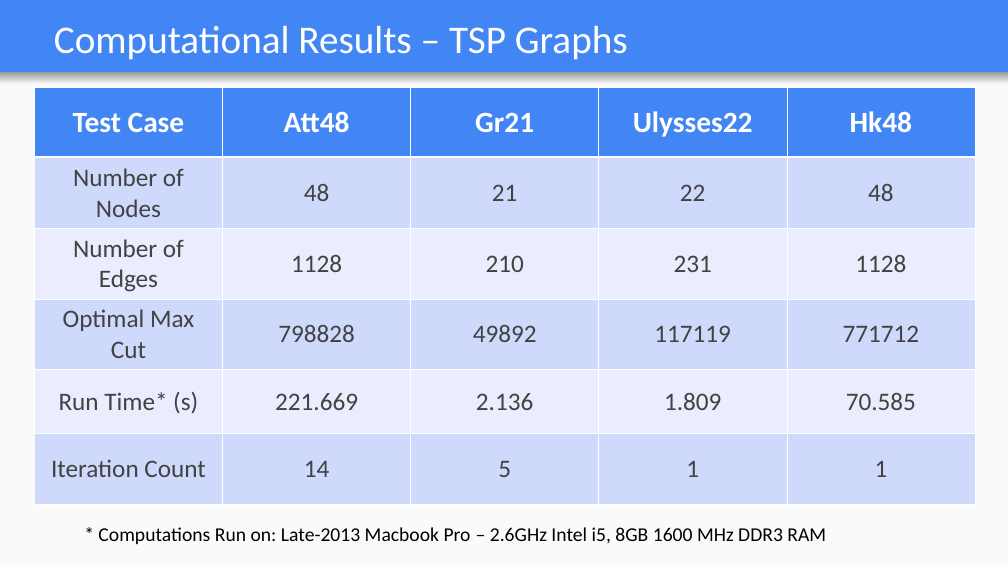
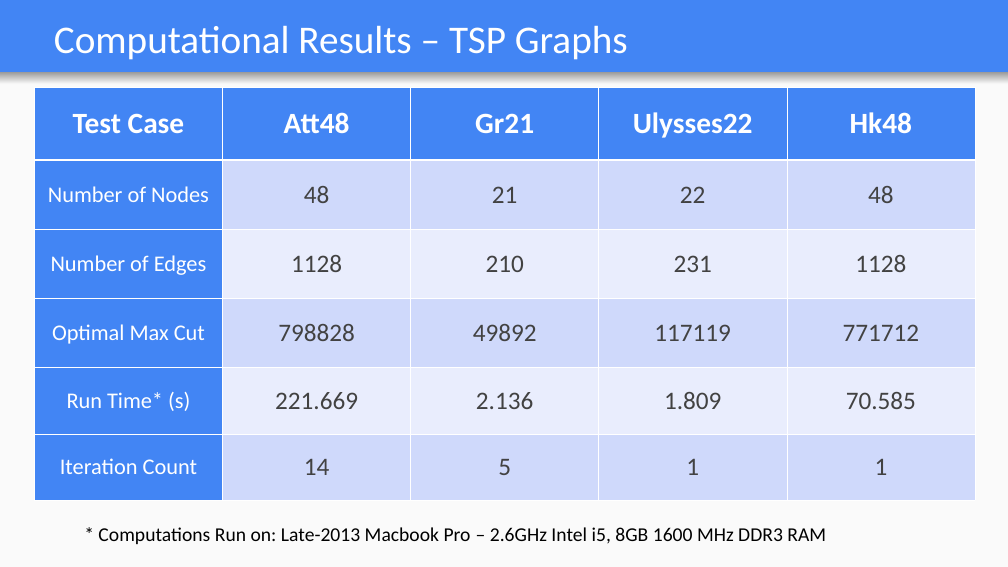
Before and after one commit to aggardner/574_max_cut, a slide deck: slide 8 of Max_Cut_ppt.ppt. Drawn at 1008x567 pixels with LibreOffice and Linux fonts; fonts in the diff are those of the drawing. Boxes give left, top, right and bottom in pixels: in the first picture for what was removed or moved away, otherwise in the second. Text is boxed around its words. In the diff, an @@ line names an element or a change of style, - is before the commit and + after.

```diff
--- a/Max_Cut_ppt.ppt
+++ b/Max_Cut_ppt.ppt
@@ table at box(34, 87, 976, 500) @@
@@ fill #CFD9FB to #4285F4 in 3 cells @@
@@ fill #E9EDFD to #4285F4 in 2 cells @@
@@ size 18 to 16 pt, text colour #424242 to #FFFFFF in "Number of Nodes", "Number of Edges", "Optimal Max Cut", "Run Time* (s)" and 1 more places @@
```
Also in this commit, not shown: 4 other slides changed, 1 other file.
